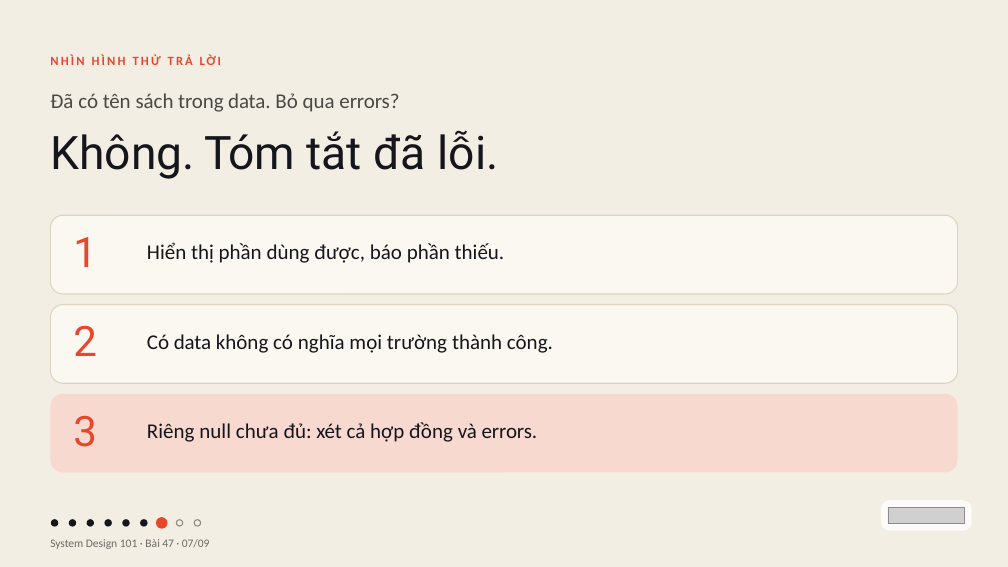
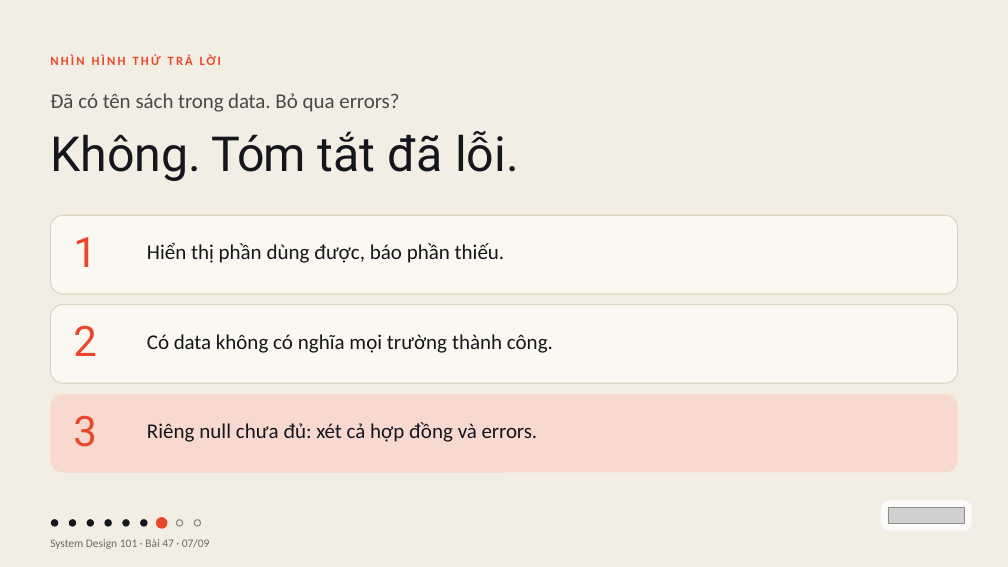
Before and after one commit to vohoailinh90/tool-marketing-studio, a slide deck: slide 7 of system-design-101/vi/lessons/sd-01-047/slides/sd-01-047.pptx. Drawn at 1008x567 pixels with LibreOffice and Linux fonts; fonts in the diff are those of the drawing; grey boxes stand for pictures. Boxes give left, top, right and bottom in pixels: in the first picture for what was removed or moved away, otherwise in the second. Text is boxed around its words. In the diff, an @@ line names an element or a change of style, - is before the commit and + after.

```diff
--- a/system-design-101/vi/lessons/sd-01-047/slides/sd-01-047.pptx
+++ b/system-design-101/vi/lessons/sd-01-047/slides/sd-01-047.pptx
@@ text "Không. Tóm tắt đã lỗi." at box(50, 131, 519, 181): size 66 to 69 pt; letter spacing -1.2 to -1.3 pt in "Tóm"; letter spacing 0 to -0.1 pt in "tắt"; line spacing 71.3pt to 74.5pt @@
```
Also in this commit, not shown: 1 other file.
